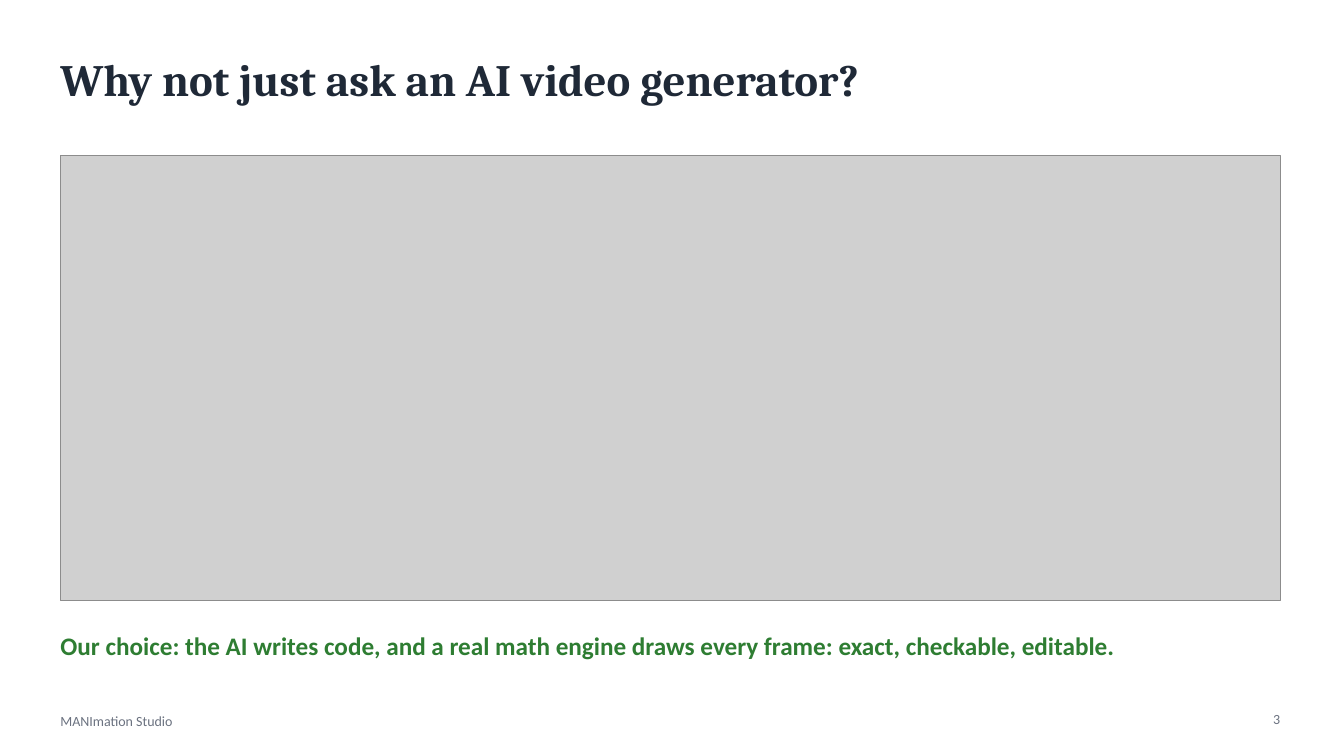
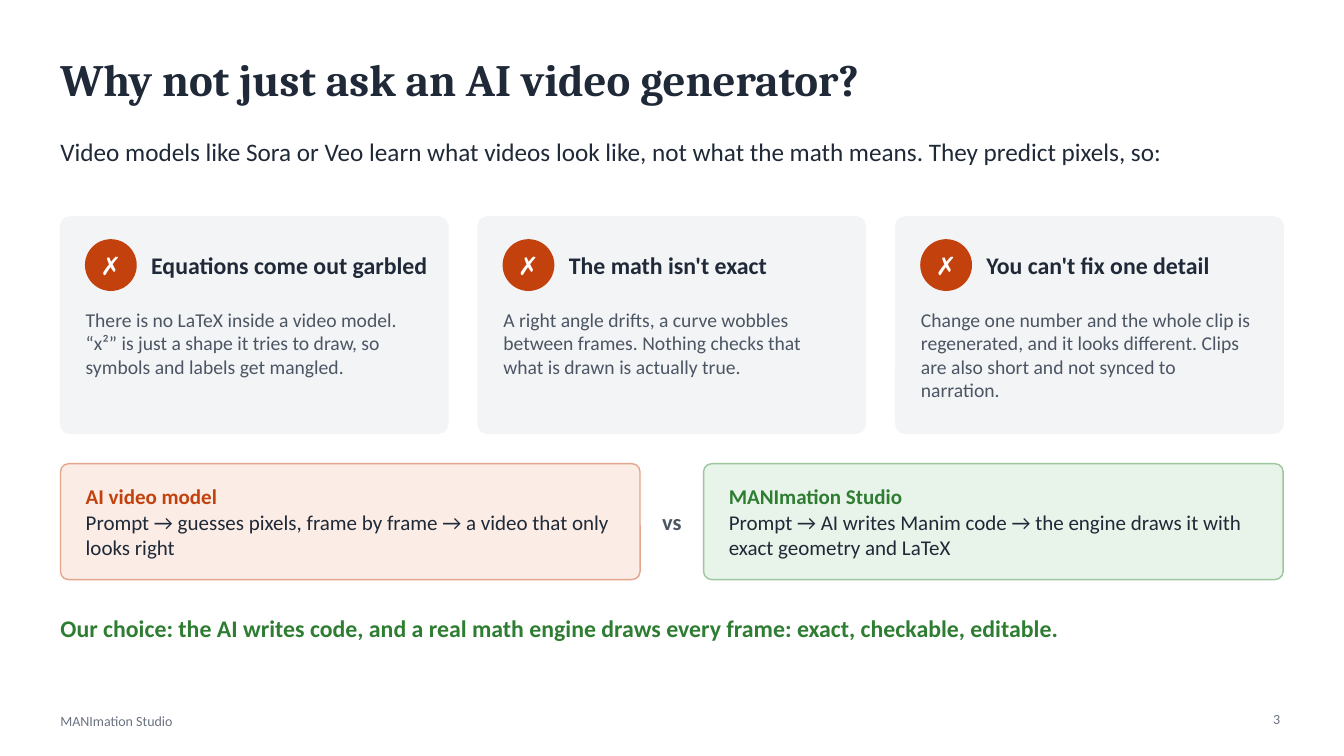
Before and after one commit to dhupthumbadiya2005/Manimation, a slide deck: slide 3 of docs/presentation/MANImation_Studio.pptx. Drawn at 1344x756 pixels with LibreOffice and Linux fonts; fonts in the diff are those of the drawing; grey boxes stand for pictures. Boxes give left, top, right and bottom in pixels: in the first picture for what was removed or moved away, otherwise in the second. Text is boxed around its words. In the diff, an @@ line names an element or a change of style, - is before the commit and + after.

```diff
--- a/docs/presentation/MANImation_Studio.pptx
+++ b/docs/presentation/MANImation_Studio.pptx
@@ text added at bbox=[60, 143, 1161, 165], 18 pt, text #1F2937 @@
+Video models like Sora or Veo learn what videos look like, not what the math means. They predict pixels, so:
@@ picture removed at bbox=[60, 155, 1280, 601] @@
@@ rounded rectangle added at bbox=[60, 217, 448, 434], fill #F3F4F6, outline #F3F4F6 1 pt @@
@@ rounded rectangle added at bbox=[478, 217, 865, 434], fill #F3F4F6, outline #F3F4F6 1 pt @@
@@ rounded rectangle added at bbox=[896, 217, 1284, 434], fill #F3F4F6, outline #F3F4F6 1 pt @@
@@ ellipse added at bbox=[86, 240, 136, 290], fill #C2410C, outline #C2410C 1 pt @@
@@ text added at bbox=[86, 240, 136, 290], 18 pt, text #FFFFFF, bold @@
+✗
@@ text added at bbox=[151, 257, 428, 278], 17 pt, text #1F2937, bold @@
+Equations come out garbled
@@ ellipse added at bbox=[503, 240, 554, 290], fill #C2410C, outline #C2410C 1 pt @@
@@ text added at bbox=[503, 240, 554, 290], 18 pt, text #FFFFFF, bold @@
+✗
@@ text added at bbox=[569, 257, 767, 274], 17 pt, text #1F2937, bold @@
+The math isn't exact
@@ ellipse added at bbox=[922, 240, 972, 290], fill #C2410C, outline #C2410C 1 pt @@
@@ text added at bbox=[922, 240, 972, 290], 18 pt, text #FFFFFF, bold @@
+✗
@@ text added at bbox=[986, 257, 1209, 274], 17 pt, text #1F2937, bold @@
+You can't fix one detail
@@ text added at bbox=[86, 313, 397, 378], 14 pt, text #4B5563 @@
+There is no LaTeX inside a video model. “x²” is just a shape it tries to draw, so symbols and labels get mangled.
@@ text added at bbox=[503, 313, 801, 377], 14 pt, text #4B5563 @@
+A right angle drifts, a curve wobbles between frames. Nothing checks that what is drawn is actually true.
@@ text added at bbox=[921, 313, 1250, 397], 14 pt, text #4B5563 @@
+Change one number and the whole clip is regenerated, and it looks different. Clips are also short and not synced to narration.
@@ rounded rectangle added at bbox=[60, 464, 640, 580], fill #FBECE6, outline #E4A58C 1 pt @@
@@ rounded rectangle added at bbox=[704, 464, 1284, 580], fill #E8F3E9, outline #9CC79F 1 pt @@
@@ text added at bbox=[86, 489, 608, 559], 15 pt, text #1F2937 @@
+AI video model
+Prompt → guesses pixels, frame by frame → a video that only looks right
@@ text added at bbox=[729, 489, 1241, 559], 15 pt, text #1F2937 @@
+MANImation Studio
+Prompt → AI writes Manim code → the engine draws it with exact geometry and LaTeX
@@ text added at bbox=[662, 519, 681, 530], 16 pt, text #4B5563, bold @@
+vs
@@ text "Our choice: the AI writes ...": place and size @@
-text "Our choice: the AI writes ..." at bbox=[60, 637, 1114, 660]
+text "Our choice: the AI writes ..." at bbox=[60, 620, 1057, 641]
@@ text "Our choice: the AI writes ..." at bbox=[60, 620, 1057, 641]: size 18 to 17 pt; vertical alignment top to middle @@
```
Also in this commit, not shown: 2 slides added, 6 slides removed, 14 other files.
